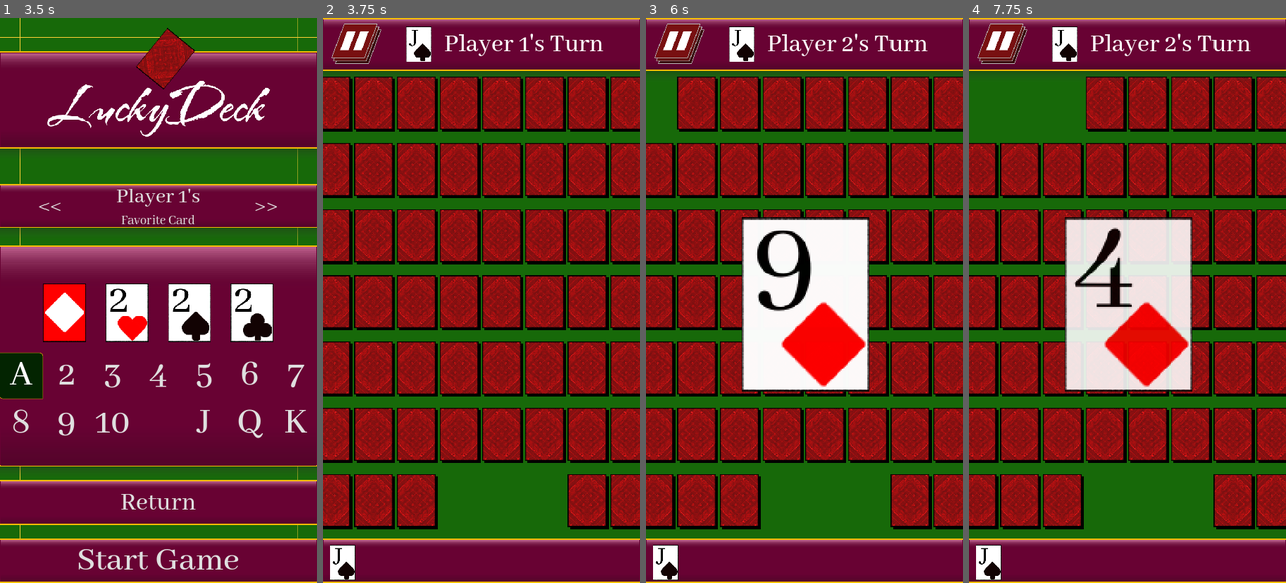
Above: before the commit, frames 1-4 (left to right).
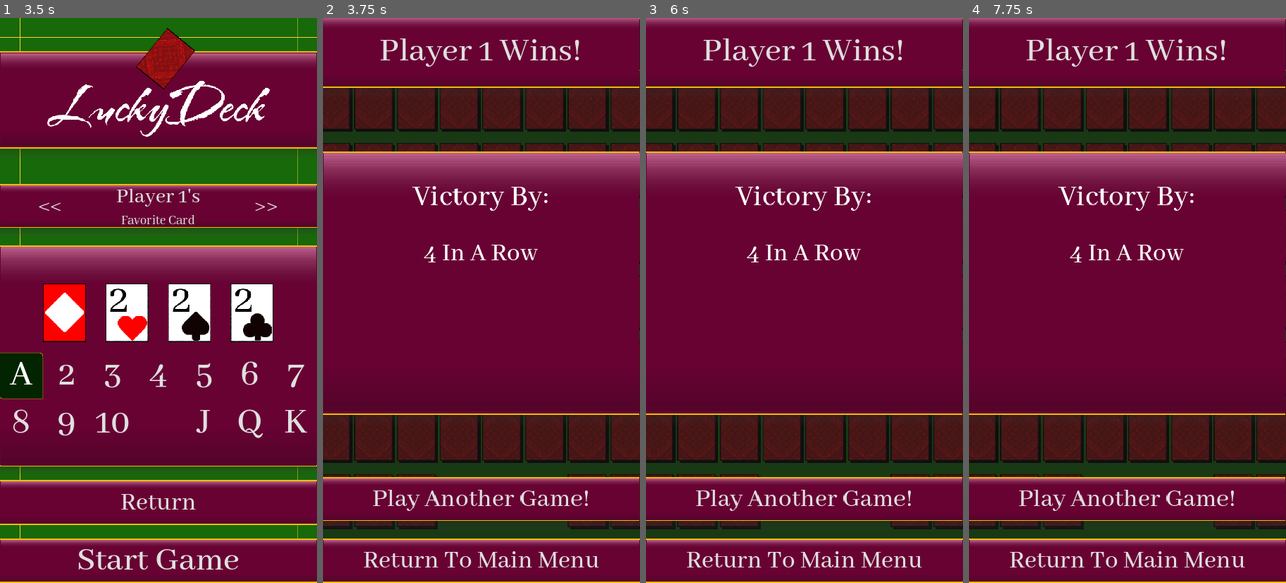
Above: after the commit, the same moments.

Repository: Yavuz7/LuckyDeck
Game: Godot game, scene res://Scripts/main_menu.tscn
Same seed, same stepped clock (60 frames per second), same inputs: the game is played once before the commit and once after it.
Inputs (mouse positions are in pixels of both pictures, inside the frame that each line leads up to):
- Up to frame 1 (3.5 s): click "Play" at 0.5 s; click "Return To Main Menu" at 1.25 s; click "Play" at 2 s; click "Continue" at 2.75 s
- Up to frame 2 (3.75 s): click "Start Game" at 3.5 s
- Up to frame 3 (6 s): click (804, 136) at 4.25 s; click "Rules" at 5 s; click (655, 102) at 5.77 s
- Up to frame 4 (7.75 s): click (1019, 102) at 6.52 s; click (1064, 102) at 7.27 s

Frame 1 is identical in both runs. In frame 2, 84% of the frame differs, in the area x 0-100%, y 0-100%; in frame 3, 84%; in frame 4, 84%.

Commit message:
Created Victory Screen

Diff:
--- a/Menus/Game.tscn
+++ b/Menus/Game.tscn
@@ -7,6 +7,8 @@
 [ext_resource type="Texture2D" uid="uid://dcltp31ptq1ky" path="res://assets/Images/Buttons/pauseButtonLarge.svg" id="5_mfxsg"]
 [ext_resource type="Script" path="res://Scripts/pauseButton.gd" id="6_tm85r"]
 [ext_resource type="Texture2D" uid="uid://c52wtn1j2dqrg" path="res://assets/Images/CardFronts/cards3-11.png" id="7_d5qrn"]
+[ext_resource type="Texture2D" uid="uid://dsyec6g04gdst" path="res://assets/Images/Buttons/buttonhighlights.svg" id="8_vr5v7"]
+[ext_resource type="Texture2D" uid="uid://dtbej557ikw1a" path="res://assets/Images/boxshadow.svg" id="9_imb1g"]
 
 [sub_resource type="Animation" id="Animation_lbo3g"]
 resource_name = "make_card_disappear"
@@ -187,6 +189,7 @@
 stretch_mode = 5
 
 [node name="SettingsMenu" type="Control" parent="."]
+visible = false
 layout_mode = 1
 anchors_preset = 15
 anchor_right = 1.0
@@ -263,3 +266,124 @@
 text = "Settings"
 horizontal_alignment = 1
 vertical_alignment = 1
+
+[node name="VictoryScreen" type="Panel" parent="."]
+layout_mode = 1
+anchors_preset = 15
+anchor_right = 1.0
+anchor_bottom = 1.0
+grow_horizontal = 2
+grow_vertical = 2
+
+[node name="RestartGame" parent="VictoryScreen" instance=ExtResource("4_pd6m8")]
+layout_mode = 1
+anchors_preset = -1
+anchor_left = -0.00138889
+anchor_top = 0.812
+anchor_bottom = 0.890625
+offset_top = 0.639771
+offset_right = -0.999207
+grow_horizontal = 1
+grow_vertical = 1
+text = "Play Another Game!"
+metadata/_edit_use_anchors_ = true
+
+[node name="Winner" parent="VictoryScreen" instance=ExtResource("4_pd6m8")]
+layout_mode = 1
+anchors_preset = -1
+anchor_left = -0.00138889
+anchor_top = -0.00403125
+anchor_right = 0.998999
+anchor_bottom = 0.123438
+offset_top = 0.159996
+offset_right = -0.279236
+grow_horizontal = 1
+grow_vertical = 1
+theme_override_font_sizes/font_size = 80
+text = "Player 1 Wins!"
+metadata/_edit_use_anchors_ = true
+
+[node name="VictoryPopup" type="Button" parent="VictoryScreen"]
+custom_minimum_size = Vector2(0, 100)
+layout_mode = 1
+anchors_preset = -1
+anchor_left = -0.00138889
+anchor_top = 0.236312
+anchor_right = 0.998999
+anchor_bottom = 0.702344
+offset_top = 0.52002
+offset_right = -0.279236
+theme = ExtResource("1_52tlx")
+icon_alignment = 1
+expand_icon = true
+metadata/_edit_use_anchors_ = true
+
+[node name="TextureRect" type="TextureRect" parent="VictoryScreen/VictoryPopup"]
+layout_mode = 1
+anchors_preset = -1
+anchor_left = 0.001
+anchor_top = 0.01
+anchor_right = 0.999
+anchor_bottom = 0.99
+offset_left = 1.28
+offset_top = -2.96
+offset_right = 1.71997
+offset_bottom = -2.03998
+grow_horizontal = 2
+grow_vertical = 2
+texture = ExtResource("8_vr5v7")
+expand_mode = 1
+
+[node name="TextureRect2" type="TextureRect" parent="VictoryScreen/VictoryPopup"]
+custom_minimum_size = Vector2(0, 25)
+layout_mode = 1
+anchors_preset = 12
+anchor_top = 1.0
+anchor_right = 1.0
+anchor_bottom = 1.0
+offset_bottom = 25.0
+grow_horizontal = 2
+grow_vertical = 0
+texture = ExtResource("9_imb1g")
+expand_mode = 1
+
+[node name="VBoxContainer" type="VBoxContainer" parent="VictoryScreen/VictoryPopup"]
+layout_mode = 1
+anchors_preset = 15
+anchor_right = 1.0
+anchor_bottom = 1.0
+grow_horizontal = 2
+grow_vertical = 2
+
+[node name="MarginContainer" type="MarginContainer" parent="VictoryScreen/VictoryPopup/VBoxContainer"]
+layout_mode = 2
+theme_override_constants/margin_top = 60
+theme_override_constants/margin_bottom = 45
+
+[node name="Label" type="Label" parent="VictoryScreen/VictoryPopup/VBoxContainer/MarginContainer"]
+layout_mode = 2
+theme_override_font_sizes/font_size = 70
+text = "Victory By:"
+horizontal_alignment = 1
+
+[node name="VictoryType" type="Label" parent="VictoryScreen/VictoryPopup/VBoxContainer"]
+layout_mode = 2
+text = "4 In A Row"
+horizontal_alignment = 1
+vertical_alignment = 1
+
+[node name="ScrollContainer" type="ScrollContainer" parent="VictoryScreen/VictoryPopup/VBoxContainer"]
+layout_mode = 2
+vertical_scroll_mode = 0
+
+[node name="PlayerCards" type="HBoxContainer" parent="VictoryScreen/VictoryPopup/VBoxContainer/ScrollContainer"]
+layout_mode = 2
+alignment = 1
+
+[node name="ReturnToMainMenu" parent="VictoryScreen" instance=ExtResource("4_pd6m8")]
+layout_mode = 1
+anchors_preset = -1
+anchor_top = 0.922
+offset_top = 93.84
+text = "Return To Main Menu"
+metadata/_edit_use_anchors_ = true
Not shown: 1 places in Menus/Game.tscn that only renumber resources
